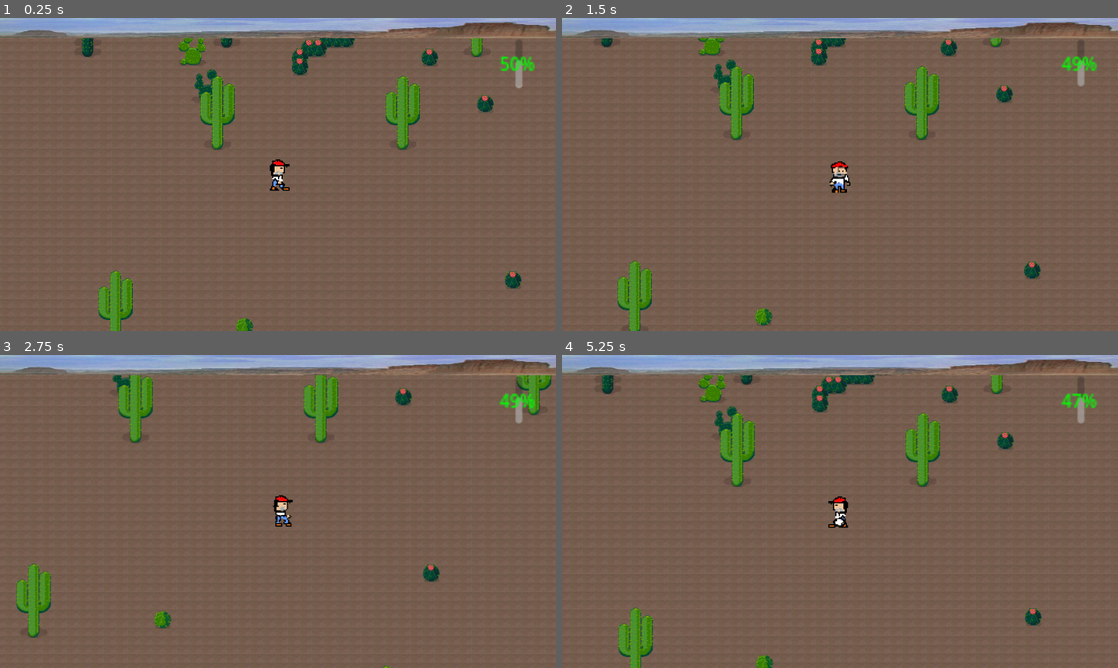
Above: before the commit, frames 1-4 (two rows, left to right).
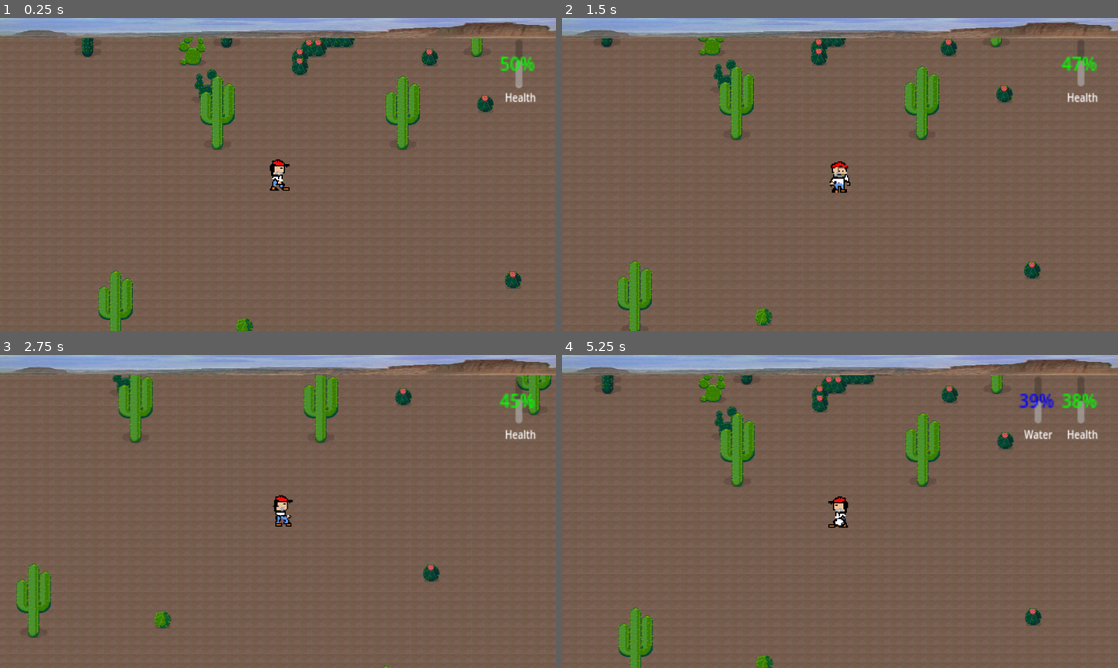
Above: after the commit, the same moments.

Repository: fr3ising/paris-texas
Game: Godot game, scene res://scenes/desert_walk_1.tscn
Two runs of this game, one before a commit and one after it. Both use one fixed random seed, a clock stepped at 60 frames per second and the inputs below.
Inputs (mouse positions are in pixels of both pictures, inside the frame that each line leads up to):
- Up to frame 1 (0.25 s): no input
- Up to frame 2 (1.5 s): tap Enter at 0.5 s; hold D (move_right) 0.53-1.28 s; tap Space (action) at 0.6, 1.35 s; hold S (move_down) from 1.28 s (still down)
- Up to frame 3 (2.75 s): release S (move_down) at 2.03 s; hold D (move_right) from 2.03 s (still down); tap Space (action) at 2.1 s
- Up to frame 4 (5.25 s): release D (move_right) at 2.78 s; hold W (move_up) 2.78-3.53 s; tap Space (action) at 2.85, 3.6, 5.1 s; hold A (move_left) 3.53-4.25 s; tap X (inventory) at 4.15 s; click (667, 420) at 4.25 s; hold A (move_left) from 5.03 s (still down)

The runs differ from the first frame. In frame 1, 0.1% of the frame differs, in the area x 90-97%, y 23-27%; in frame 2, 0.2%; in frame 3, 0.2%; in frame 4, 0.7%, in the area x 82-97%, y 7-27%.

Commit message:
First game mechanism

Diff:
--- a/scenes/hud.tscn
+++ b/scenes/hud.tscn
@@ -17,3 +17,42 @@
 theme_override_font_sizes/font_size = 10
 value = 50.0
 fill_mode = 3
+
+[node name="RichTextLabel" type="RichTextLabel" parent="HealthBar"]
+layout_mode = 0
+offset_left = -6.0
+offset_top = 28.6667
+offset_right = 34.0
+offset_bottom = 68.6667
+scale = Vector2(0.554185, 0.626965)
+theme_override_font_sizes/normal_font_size = 10
+text = "Health"
+fit_content = true
+
+[node name="WaterBar" type="ProgressBar" parent="."]
+visible = false
+offset_left = 816.0
+offset_top = 37.0
+offset_right = 820.0
+offset_bottom = 64.0
+scale = Vector2(3, 3)
+size_flags_horizontal = 0
+size_flags_vertical = 1
+size_flags_stretch_ratio = 11.11
+tooltip_text = "Health index"
+theme_override_colors/font_color = Color(0, 0, 1, 1)
+theme_override_colors/font_outline_color = Color(0.74, 0.493333, 0, 1)
+theme_override_font_sizes/font_size = 10
+value = 50.0
+fill_mode = 3
+
+[node name="RichTextLabel2" type="RichTextLabel" parent="WaterBar"]
+offset_left = -6.33334
+offset_top = 28.6667
+offset_right = 33.6667
+offset_bottom = 68.6667
+scale = Vector2(0.554185, 0.626965)
+theme_override_font_sizes/normal_font_size = 10
+text = "Water
+"
+fit_content = true
--- a/scripts/desert_walk_1.gd
+++ b/scripts/desert_walk_1.gd
@@ -10,8 +10,10 @@
 var timer
 var inventory
 var init_health = 50.0
-var time_to_die = 120.0
+var init_water = 40.0
+var time_to_die = 20.0
 var health_bar
+var water_bar
 
 func _ready() -> void:
 	var desert = DesertScene.instantiate()
@@ -21,8 +23,11 @@
 	health_bar = hud.get_node("HealthBar")
 	health_bar.value = init_health
 	_setup_timer()
+	water_bar = hud.get_node("WaterBar")
+	water_bar.value = init_water
 	var travis_spawn_point = desert.get_node("TravisSpawnPoint")
 	travis = TravisScene.instantiate()
+	travis.setup(on_drink)
 	travis.global_position = travis_spawn_point.global_position
 	add_child(travis)
 	var travis_body = travis.get_node("TravisBody")
@@ -34,8 +39,18 @@
 	inventory.setup(on_click_bottle)
 	add_child(inventory)
 
+func on_drink() -> void:
+	var tween = create_tween()
+	if water_bar.value >= 5:
+		tween.parallel().tween_property(health_bar, "value", health_bar.value + 5, 0.75)
+		tween.parallel().tween_property(water_bar, "value", water_bar.value - 5, 0.75)
+	else:
+		tween.parallel().tween_property(health_bar, "value", health_bar.value + water_bar.value, 0.75)
+		tween.parallel().tween_property(water_bar, "value", 0, 0.75)
+
 func on_click_bottle() -> void:
 	timer.paused = false
+	water_bar.visible = !water_bar.visible
 	travis.switch_jug()
 
 func _setup_timer() -> void:
--- a/scripts/inventory_ui.gd
+++ b/scripts/inventory_ui.gd
@@ -19,10 +19,7 @@
 					"selected": false }
 	}
 	canvas = $CanvasLayer
-	print(items["bottle"]["button"])
 	items["bottle"]["button"].pressed.connect(_on_bottle_pressed)
-	var postit = $CanvasLayer.get_node("GridContainer").get_node("PostIt")
-	print(items["postit"]["button"])
 
 func setup(_on_click_bottle: Callable) -> void:
 	on_click_bottle = _on_click_bottle
@@ -41,7 +38,6 @@
 	state = InventoryState.SHOWING
 
 func _on_bottle_pressed() -> void:
-	print("PRessing bottle")
 	if items["bottle"]["selected"]:
 		items["bottle"]["selected"] = false
 	else:
--- a/scripts/travis.gd
+++ b/scripts/travis.gd
@@ -16,12 +16,16 @@
 
 var state: TravisState = TravisState.IDLE
 var velocity = Vector2.ZERO
+var on_drink_callback
 
 @onready var sprite := $TravisBody.get_node("AnimatedSprite2D")
 
 func _ready() -> void:
 	screen_size = get_viewport_rect().size
 	jug = false
+
+func setup(_on_drink_callback: Callable) -> void:
+	on_drink_callback = _on_drink_callback
 
 func get_jug() -> void:
 	jug = true
@@ -127,6 +131,7 @@
 			sprite.play(anim_name)
 			drink_timer = 0.0
 			drink_duration = get_anim_length(anim_name)
+			on_drink_callback.call()
 		TravisState.DEATH:
 			return
 
